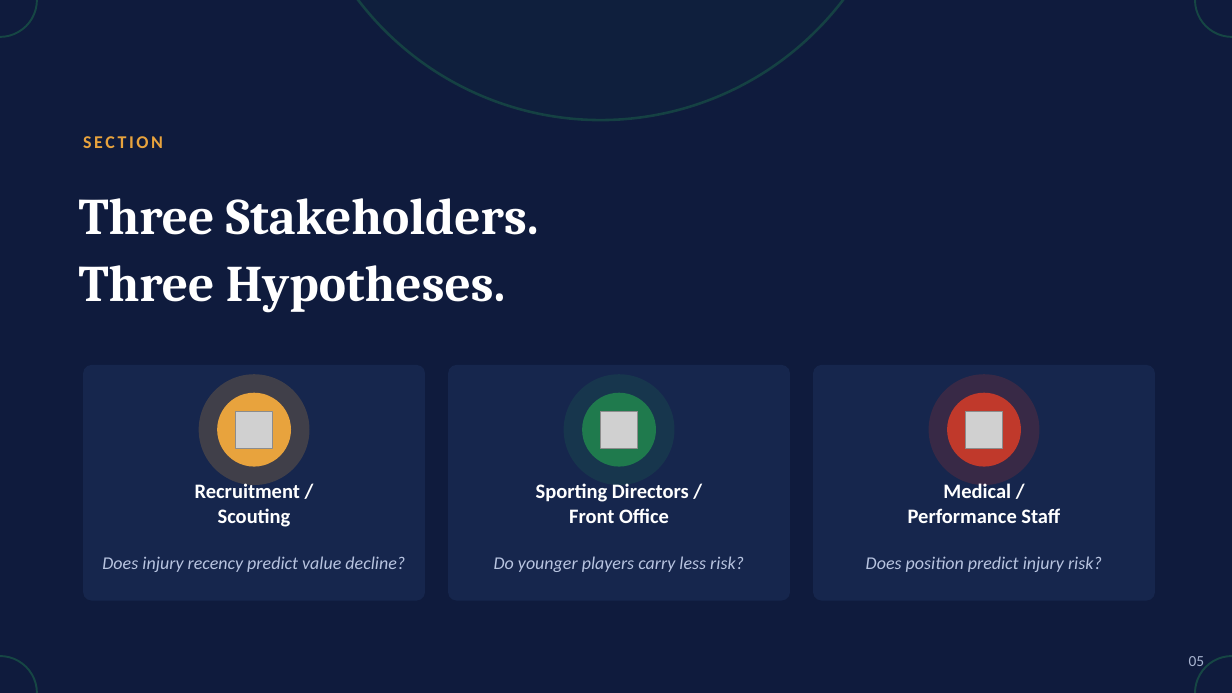
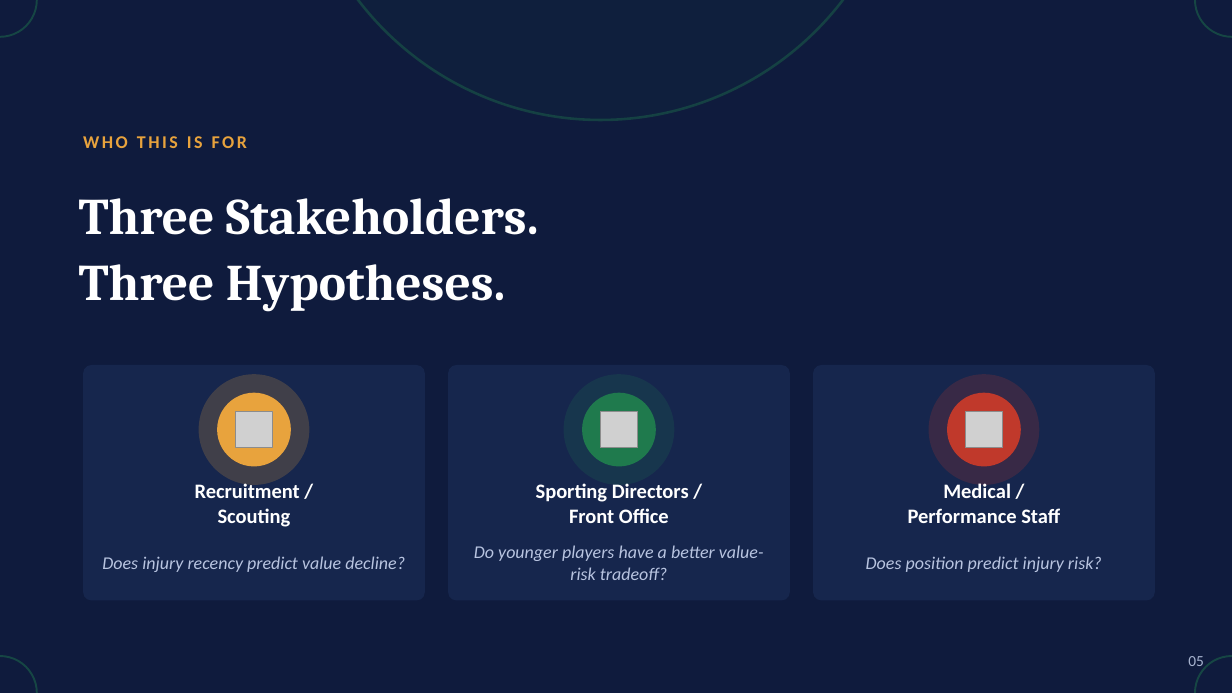
Before and after one commit to Simba90m/capstone_project_worth_the_investment_PL, a slide deck: slide 5 of Worth_the_Investment_Capstone_Skeleton_Final.pptx. Drawn at 1232x693 pixels with LibreOffice and Linux fonts; fonts in the diff are those of the drawing; grey boxes stand for pictures. Boxes give left, top, right and bottom in pixels: in the first picture for what was removed or moved away, otherwise in the second. Text is boxed around its words. In the diff, an @@ line names an element or a change of style, - is before the commit and + after.

```diff
--- a/Worth_the_Investment_Capstone_Skeleton_Final.pptx
+++ b/Worth_the_Investment_Capstone_Skeleton_Final.pptx
@@ text at [83, 136, 247, 148]: text changed @@
-SECTION
+WHO THIS IS FOR
@@ text at [474, 545, 764, 580]: text changed @@
-Do younger players carry less risk?
+Do younger players have a better value-risk tradeoff?
```
Also in this commit, not shown: 14 other slides changed, 2 slides added.
